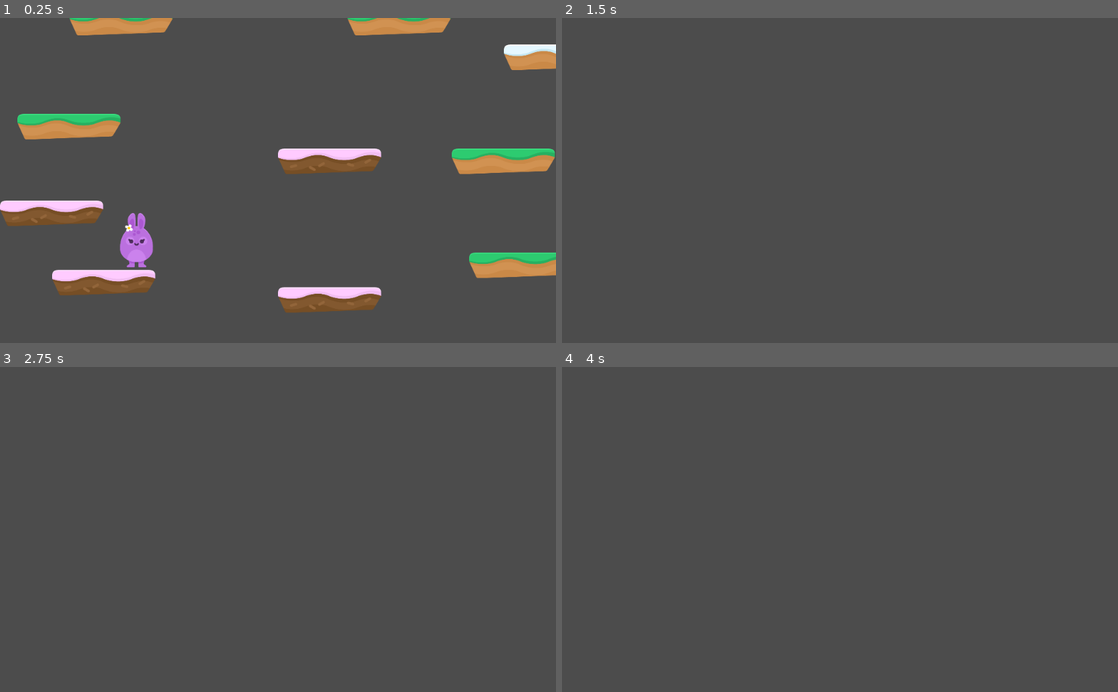
Above: before the commit, frames 1-4 (two rows, left to right).
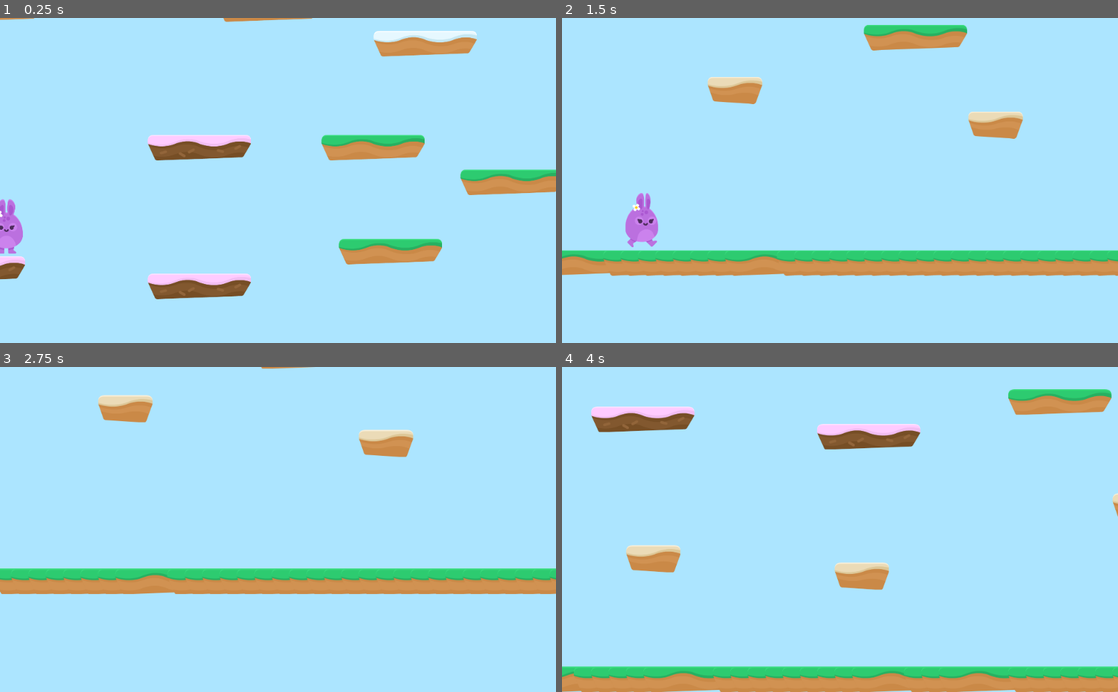
Above: after the commit, the same moments.

Repository: PatrykDagiel/GodotProjects
Game: Godot game, scene res://Levels/Level1.tscn
Two runs of this game, one before a commit and one after it. Both use one fixed random seed, a clock stepped at 60 frames per second and the inputs below.
Inputs:
- Up to frame 1 (0.25 s): no input
- Up to frame 2 (1.5 s): hold D (right) from 0.53 s (still down); tap W (jump) at 0.77 s
- Up to frame 3 (2.75 s): tap W (jump) at 1.52 s; release D (right) at 2.03 s; hold A (left) from 2.03 s (still down)
- Up to frame 4 (4 s): keep holding A (left); tap W (jump) at 3.02, 3.77 s

The runs differ from the first frame. In frame 1, 100% of the frame differs, in the area x 0-100%, y 0-100%; in frame 2, 100%; in frame 3, 100%; in frame 4, 100%.

Commit message:
First Part HD v4

Diff:
--- /dev/null
+++ b/HoppyDays/Levels/EndGame.gd
@@ -0,0 +1,6 @@
+extends Control
+
+
+
+func _on_RestartButton_pressed():
+	get_tree().change_scene("res://Levels/Level1.tscn")
--- /dev/null
+++ b/HoppyDays/Levels/EndGame.tscn
@@ -0,0 +1,71 @@
+[gd_scene load_steps=7 format=2]
+
+[ext_resource path="res://GFX/Background/bg_layer1.png" type="Texture" id=1]
+[ext_resource path="res://GFX/HUD/lifes.png" type="Texture" id=2]
+[ext_resource path="res://Fonts/candles_.ttf" type="DynamicFontData" id=3]
+[ext_resource path="res://Levels/EndGame.gd" type="Script" id=4]
+
+[sub_resource type="DynamicFont" id=1]
+size = 128
+use_filter = true
+font_data = ExtResource( 3 )
+
+[sub_resource type="DynamicFont" id=2]
+size = 64
+use_filter = true
+font_data = ExtResource( 3 )
+
+[node name="EndGame" type="Control"]
+anchor_right = 1.0
+anchor_bottom = 1.0
+script = ExtResource( 4 )
+__meta__ = {
+"_edit_use_anchors_": false
+}
+
+[node name="TextureRect" type="TextureRect" parent="."]
+anchor_right = 1.0
+anchor_bottom = 1.0
+texture = ExtResource( 1 )
+expand = true
+
+[node name="CenterContainer" type="CenterContainer" parent="."]
+anchor_right = 1.0
+anchor_bottom = 1.0
+__meta__ = {
+"_edit_use_anchors_": false
+}
+
+[node name="VBoxContainer" type="VBoxContainer" parent="CenterContainer"]
+margin_left = 150.0
+margin_top = 175.0
+margin_right = 874.0
+margin_bottom = 425.0
+
+[node name="Label" type="Label" parent="CenterContainer/VBoxContainer"]
+margin_right = 724.0
+margin_bottom = 164.0
+custom_fonts/font = SubResource( 1 )
+custom_colors/font_color = Color( 0, 0, 0, 1 )
+text = "Game Over"
+
+[node name="HBoxContainer" type="HBoxContainer" parent="CenterContainer/VBoxContainer"]
+margin_top = 168.0
+margin_right = 724.0
+margin_bottom = 250.0
+alignment = 1
+
+[node name="RestartButton" type="TextureButton" parent="CenterContainer/VBoxContainer/HBoxContainer"]
+margin_left = 152.0
+margin_right = 204.0
+margin_bottom = 82.0
+texture_normal = ExtResource( 2 )
+
+[node name="Label" type="Label" parent="CenterContainer/VBoxContainer/HBoxContainer"]
+margin_left = 208.0
+margin_right = 572.0
+margin_bottom = 82.0
+custom_fonts/font = SubResource( 2 )
+custom_colors/font_color = Color( 0, 0, 0, 1 )
+text = "Try Again!"
+[connection signal="pressed" from="CenterContainer/VBoxContainer/HBoxContainer/RestartButton" to="." method="_on_RestartButton_pressed"]
--- a/HoppyDays/Levels/Level1.tscn
+++ b/HoppyDays/Levels/Level1.tscn
@@ -11,4 +11,4 @@
 tile_set = ExtResource( 2 )
 collision_layer = 2
 format = 1
-tile_data = PoolIntArray( -917446, 1, 0, -720882, 2, 0, -589 …(302 unchanged characters)… 9696, 5, 0, 1245189, 5, 0, 1310737, 5, 0 )
+tile_data = PoolIntArray( -917446, 1, 0, -720882, 2, 0, -589 …(302 unchanged characters)… 9696, 5, 0, 1245189, 5, 0, 1310737, 5, 0, 1703936, 2, 0, 1703938, 2, 0, 1703939, 2, 0, 1703940, 2, 0, 1703941, 2, 0, 1703942, 2, 0, 1703946, 2, 0, 1703947, 2, 0, 1703948, 2, 0, 1703949, 2, 0, 1703950, 2, 0, 1703951, 2, 0, 1703952, 2, 0, 1703953, 2, 0, 1703954, 2, 0, 1703957, 2, 0, 1703958, 2, 0, 1703959, 2, 0, 1703963, 2, 0, 1703964, 2, 0, 1703965, 2, 0, 1703966, 2, 0, 1703967, 2, 0, 1703968, 2, 0, 1703969, 2, 0, 1703970, 2, 0, 1703973, 2, 0, 1703974, 2, 0, 1703975, 2, 0, 1703976, 2, 0, 1703977, 2, 0, 1703978, 2, 0, 1703979, 2, 0, 1703980, 2, 0, 1703981, 2, 0, 1703982, 2, 0, 1703983, 2, 0, 1703984, 2, 0, 1703985, 2, 0, 1703986, 2, 0, 1703987, 2, 0, 1703988, 2, 0, 1703989, 2, 0, 1703990, 2, 0, 1703991, 2, 0, 1703992, 2, 0, 1703993, 2, 0, 1703994, 2, 0, 1703995, 2, 0, 1703996, 2, 0 )
--- /dev/null
+++ b/HoppyDays/Levels/RestartButton.gd
@@ -0,0 +1 @@
+extends TextureButton
--- a/HoppyDays/Player/Player.gd
+++ b/HoppyDays/Player/Player.gd
@@ -3,9 +3,10 @@
 var motion = Vector2(0,0)
 
 const SPEED = 1500
-const GRAVITY = 300
+const GRAVITY = 200
 const UP = Vector2(0,-1)
-const JUMP_SPEED = 5000
+const JUMP_SPEED = 4000
+const WORLD_LIMIT = 4000
 
 signal animate
 
@@ -17,8 +18,12 @@
 	move_and_slide(motion, UP)
 
 func apply_gravity():
+	if (position.y > WORLD_LIMIT):
+		end_game()
 	if is_on_floor():
 		motion.y = 0
+	elif is_on_ceiling():
+		motion.y = 1
 	else:
 		motion.y += GRAVITY
 func jump():
@@ -35,6 +40,9 @@
 
 func animate():
 	emit_signal("animate", motion)
+
+func end_game():
+	get_tree().change_scene("res://Levels/EndGame.tscn")
 #	if motion.y < 0:
 #		$PlayerAnimation.play("jump")
 #	elif motion.x > 0:
--- a/HoppyDays/Player/Player.tscn
+++ b/HoppyDays/Player/Player.tscn
@@ -1,7 +1,11 @@
-[gd_scene load_steps=4 format=2]
+[gd_scene load_steps=8 format=2]
 
 [ext_resource path="res://Player/PlayerAnimation.tscn" type="PackedScene" id=1]
 [ext_resource path="res://Player/Player.gd" type="Script" id=2]
+[ext_resource path="res://GFX/Background/bg_layer1.png" type="Texture" id=3]
+[ext_resource path="res://GFX/Background/bg_layer2.png" type="Texture" id=4]
+[ext_resource path="res://GFX/Background/bg_layer3.png" type="Texture" id=5]
+[ext_resource path="res://GFX/Background/bg_layer4.png" type="Texture" id=6]
 
 [sub_resource type="CapsuleShape2D" id=1]
 radius = 70.2329
@@ -19,10 +23,60 @@
 [node name="PlayerAnimation" parent="." instance=ExtResource( 1 )]
 
 [node name="Camera2D" type="Camera2D" parent="."]
+position = Vector2( 1000, 0 )
 current = true
 zoom = Vector2( 2, 2 )
 limit_left = 0
-drag_margin_h_enabled = true
-drag_margin_v_enabled = true
+limit_smoothed = true
 smoothing_enabled = true
+
+[node name="ParallaxBackground" type="ParallaxBackground" parent="Camera2D"]
+scroll_base_offset = Vector2( 0, -1000 )
+scroll_ignore_camera_zoom = true
+
+[node name="ParallaxLayer" type="ParallaxLayer" parent="Camera2D/ParallaxBackground"]
+motion_mirroring = Vector2( 2048, 2048 )
+
+[node name="TextureRect" type="TextureRect" parent="Camera2D/ParallaxBackground/ParallaxLayer"]
+margin_right = 2048.0
+margin_bottom = 2048.0
+texture = ExtResource( 3 )
+__meta__ = {
+"_edit_use_anchors_": false
+}
+
+[node name="ParallaxLayer2" type="ParallaxLayer" parent="Camera2D/ParallaxBackground"]
+motion_scale = Vector2( 0.5, 1 )
+motion_mirroring = Vector2( 2048, 0 )
+
+[node name="TextureRect" type="TextureRect" parent="Camera2D/ParallaxBackground/ParallaxLayer2"]
+margin_right = 2048.0
+margin_bottom = 2048.0
+texture = ExtResource( 4 )
+__meta__ = {
+"_edit_use_anchors_": false
+}
+
+[node name="ParallaxLayer3" type="ParallaxLayer" parent="Camera2D/ParallaxBackground"]
+motion_mirroring = Vector2( 2048, 0 )
+
+[node name="TextureRect" type="TextureRect" parent="Camera2D/ParallaxBackground/ParallaxLayer3"]
+margin_right = 2048.0
+margin_bottom = 2048.0
+texture = ExtResource( 5 )
+__meta__ = {
+"_edit_use_anchors_": false
+}
+
+[node name="ParallaxLayer4" type="ParallaxLayer" parent="Camera2D/ParallaxBackground"]
+motion_scale = Vector2( 0.75, 1 )
+motion_mirroring = Vector2( 2048, 0 )
+
+[node name="TextureRect" type="TextureRect" parent="Camera2D/ParallaxBackground/ParallaxLayer4"]
+margin_right = 2048.0
+margin_bottom = 2048.0
+texture = ExtResource( 6 )
+__meta__ = {
+"_edit_use_anchors_": false
+}
 [connection signal="animate" from="." to="PlayerAnimation" method="_on_Player_animate"]
